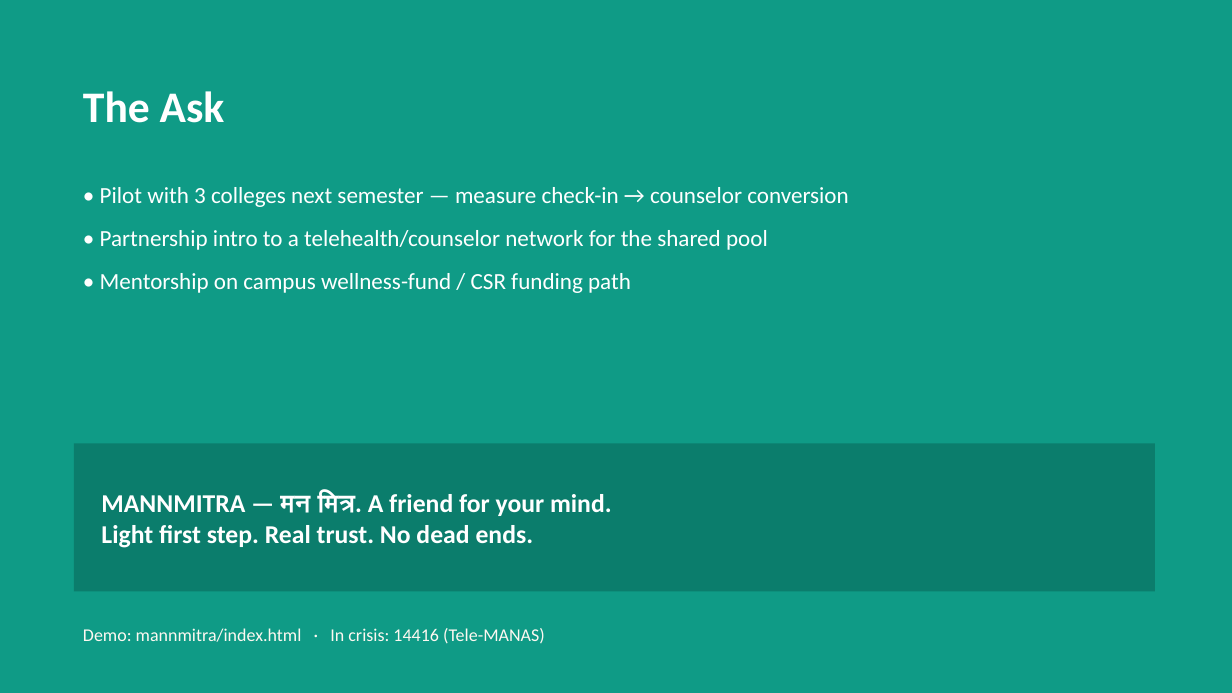
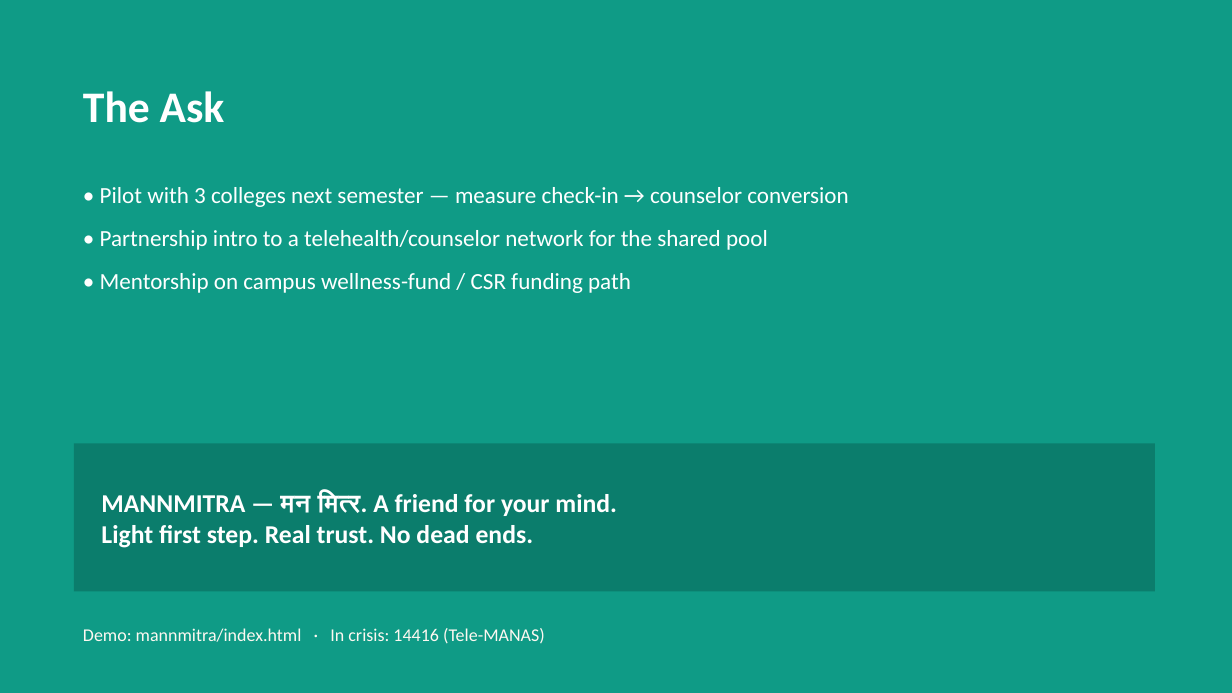
Before and after one commit to mellowpraful/vistaraz-site, a slide deck: slide 13 of pitch/MANNMITRA.pptx (slide 10 before the commit). Drawn at 1232x693 pixels with LibreOffice and Linux fonts; fonts in the diff are those of the drawing. Boxes give left, top, right and bottom in pixels: in the first picture for what was removed or moved away, otherwise in the second. Text is boxed around its words. In the diff, an @@ line names an element or a change of style, - is before the commit and + after.

```diff
--- a/pitch/MANNMITRA.pptx
+++ b/pitch/MANNMITRA.pptx
@@ text at [101, 492, 617, 548]: text changed @@
-MANNMITRA — मन मित्र. A friend for your mind.
-Light first step. Real trust. No dead ends.
+MANNMITRA — मन मित्‍र. A friend for your mind.
+Light first step. Real trust. No dead ends.
```
Also in this commit, not shown: 5 other slides changed, 3 slides added, 5 other files.
